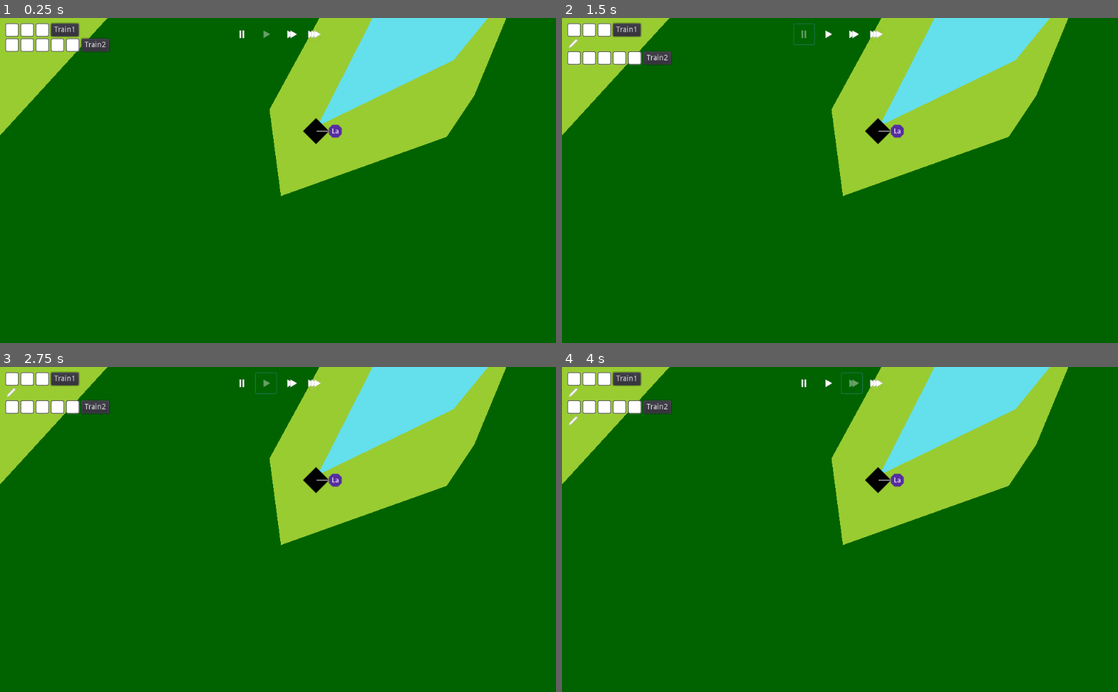
Above: before the commit, frames 1-4 (two rows, left to right).
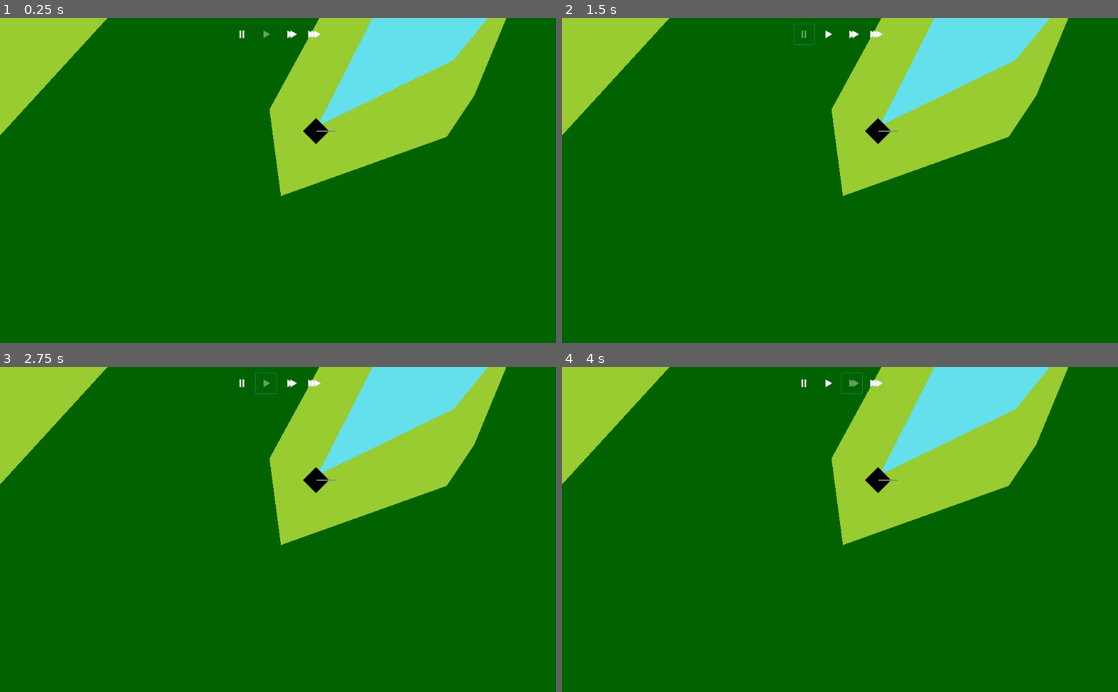
Above: after the commit, the same moments.

Repository: LeBoku/supply-chained
Game: Godot game, scene res://Game.tscn
The game is run twice, just before and just after one commit, with the same random seed, the same clock (stepped at 60 frames per second) and the same inputs.
Inputs (mouse positions are in pixels of both pictures, inside the frame that each line leads up to):
- Up to frame 1 (0.25 s): no input
- Up to frame 2 (1.5 s): click (628, 31) at 0.5 s, where only the run before the commit has a clickable "Train1"; click (806, 34) at 1.25 s
- Up to frame 3 (2.75 s): click (266, 383) at 2 s
- Up to frame 4 (4 s): click (656, 406) at 2.75 s, where only the run before the commit has a clickable "Train2"; click (851, 383) at 3.5 s

The runs differ from the first frame. In frame 1, 1.4% of the frame differs, in the area x 0-62%, y 1-37%; in frame 2, 1.4%; in frame 3, 1.4%; in frame 4, 1.4%.
Error after the commit: Parse Error: invalid index 'none' in constant expression (res://station/Station.gd:9)

Commit message:
feat: implemented posibility of upgrades

Diff:
--- a/supply-chained/buildings/BuildingMenu.gd
+++ b/supply-chained/buildings/BuildingMenu.gd
@@ -3,11 +3,13 @@
 signal created_station(Station)
 
 const Util = preload("res://util/Util.gd")
+const Enums = preload("res://util/Enums.gd")
 const AvailableBuilding = preload("res://buildings/available-building/AvailableBuilding.tscn")
 const Station = preload("res://station/Station.tscn")
 const Production = preload("res://production/Production.tscn")
 
 onready var store =  $"/root/BuildingStore"
+onready var game_state =  $"/root/GameState"
 
 func _input(_event):
 	if Input.is_action_just_pressed("OpenBuildingMenu"):
@@ -25,19 +27,28 @@
 
 func set_build_options():
 	Util.remove_children($List)
-	for biome in $"/root/GameState".get_biomes_at_point(position):
-		for building_type in get_buildings_for(biome):
-			var building = AvailableBuilding.instance().init(building_type)
-			building.connect("selected", self, "_on_building_selected")
-			$List.add_child(building)
+	var options = []
+	var station = game_state.get_station_at_point(position)
+
+	if station != null:
+		options.append_array(store.get_upgrades(station.building_type))
+		position = station.position
+	else:
+		for biome in game_state.get_biomes_at_point(position):
+			options.append_array(get_buildings_for(biome))
+
+	for option in options:
+		var building = AvailableBuilding.instance().init(option)
+		building.connect("selected", self, "_on_building_selected")
+		$List.add_child(building)
 
 func get_buildings_for(biome):
-	if biome == Util.Biomes.grassland:
-		return [store.types.farm]
-	elif biome == Util.Biomes.forest:
-		return [store.types.foodGathering, store.types.lumberCamp]
-	elif biome == Util.Biomes.rocks:
-		return [store.types.stoneGathering]
+	if biome == Enums.Biomes.grassland:
+		return [Enums.BuildingTypes.farm]
+	elif biome == Enums.Biomes.forest:
+		return [Enums.BuildingTypes.foodGathering, Enums.BuildingTypes.lumberCamp]
+	elif biome == Enums.Biomes.rocks:
+		return [Enums.BuildingTypes.stoneGathering]
 	else:
 		return []
 
@@ -48,6 +59,7 @@
 func place_building(type):
 	var station = Station.instance()
 	station.position = position
+	station.building_type = type
 
 	emit_signal("created_station", station)
 
--- a/supply-chained/buildings/Store.gd
+++ b/supply-chained/buildings/Store.gd
@@ -1,7 +1,6 @@
 extends Node
 const default_icon = preload("res://buildings/icons/building.png")
-
-enum types { farm, foodGathering, lumberCamp, stoneGathering }
+const Enums = preload("res://util/Enums.gd")
 
 func get_description(type):
 	return buildings[type]["description"]
@@ -18,33 +17,48 @@
 func get_productions(type):
 	return buildings[type]["productions"] as Array
 
+func get_upgrades(type):
+	return buildings[type]["upgrades"] as Array
+
 var buildings = {
-	types.farm: {
+	Enums.BuildingTypes.storage:{
+		"label": "Storage",
+		"description": "A place to store things",
+		"building-steps": [],
+		"productions": [],
+		"icon": default_icon,
+		"upgrades": []
+	},
+	Enums.BuildingTypes.farm: {
 		"label": "Farm",
 		"description": "Uses Labor to create Wheat",
 		"building-steps": [[5, ["labor", "wood"], ["labor-exhausted"]]],
 		"productions": [[5, ["labor"], ["wheat", "labor-exhausted"]]],
-		"icon": default_icon
+		"icon": default_icon,
+		"upgrades": []
 	},
-	types.foodGathering: {
+	Enums.BuildingTypes.foodGathering: {
 		"label": "Gathering Spot",
 		"description": "Allow hungry Workers to search for their own food",
 		"building-steps": [],
 		"productions": [[30, ["labor-exhausted"], ["labor"]]],
-		"icon": default_icon
+		"icon": default_icon,
+		"upgrades": []
 	},
-	types.lumberCamp: {
+	Enums.BuildingTypes.lumberCamp: {
 		"label": "Lumber Camp",
 		"description": "Allows collecting of Wood",
 		"building-steps": [[10, ["labor"], ["labor-exhausted"]]],
 		"productions": [[10, ["labor"], ["wood", "labor-exhausted"]]],
-		"icon": default_icon
+		"icon": default_icon,
+		"upgrades": []
 	},
-	types.stoneGathering: {
+	Enums.BuildingTypes.stoneGathering: {
 		"label": "Stone Gathering",
 		"description": "Allows collecting of Stone",
 		"building-steps": [[10, ["labor"], ["labor-exhausted"]]],
 		"productions": [[10, ["labor"], ["stone", "labor-exhausted"]]],
-		"icon": default_icon
+		"icon": default_icon,
+		"upgrades": []
 	}
 }
--- a/supply-chained/map/Biome.gd
+++ b/supply-chained/map/Biome.gd
@@ -4,14 +4,15 @@
 class_name Biome
 
 const Util = preload("res://util/Util.gd")
+const Enums = preload("res://util/Enums.gd")
 
-export(Util.Biomes) var kind setget set_kind
+export(Enums.Biomes) var kind setget set_kind
 
 var biome_config = {
-	Util.Biomes.land: [Color.yellowgreen, -10],
-	Util.Biomes.grassland: [Color.greenyellow, 0],
-	Util.Biomes.forest: [Color.darkgreen, 1],
-	Util.Biomes.rocks: [Color.gray, 2],
+	Enums.Biomes.land: [Color.yellowgreen, -10],
+	Enums.Biomes.grassland: [Color.greenyellow, 0],
+	Enums.Biomes.forest: [Color.darkgreen, 1],
+	Enums.Biomes.rocks: [Color.gray, 2],
 }
 
 func _ready():
--- a/supply-chained/station/Station.gd
+++ b/supply-chained/station/Station.gd
@@ -1,8 +1,12 @@
 extends Position2D
 class_name Station
 
+onready var store =  $"/root/BuildingStore"
+
 const Util = preload("res://util/Util.gd")
+const Enums = preload("res://util/Enums.gd")
 export var initial_storage = PoolStringArray(["", "", "", ""])
+export(Enums.BuildingTypes) var building_type = Enums.BuildingTypes.none
 
 var out_connections = []
 
--- /dev/null
+++ b/supply-chained/util/Enums.gd
@@ -0,0 +1,3 @@
+enum Biomes { land, grassland, forest, rocks }
+
+enum BuildingTypes { storage, farm, foodGathering, lumberCamp, stoneGathering }
--- a/supply-chained/util/Util.gd
+++ b/supply-chained/util/Util.gd
@@ -1,7 +1,4 @@
 const YieldUtil = preload("res://util/YieldUtil.gd")
-
-
-enum Biomes {land, grassland, forest, rocks}
 
 static func get_children_with_group(node: Node, group:String):
 	var children = []
